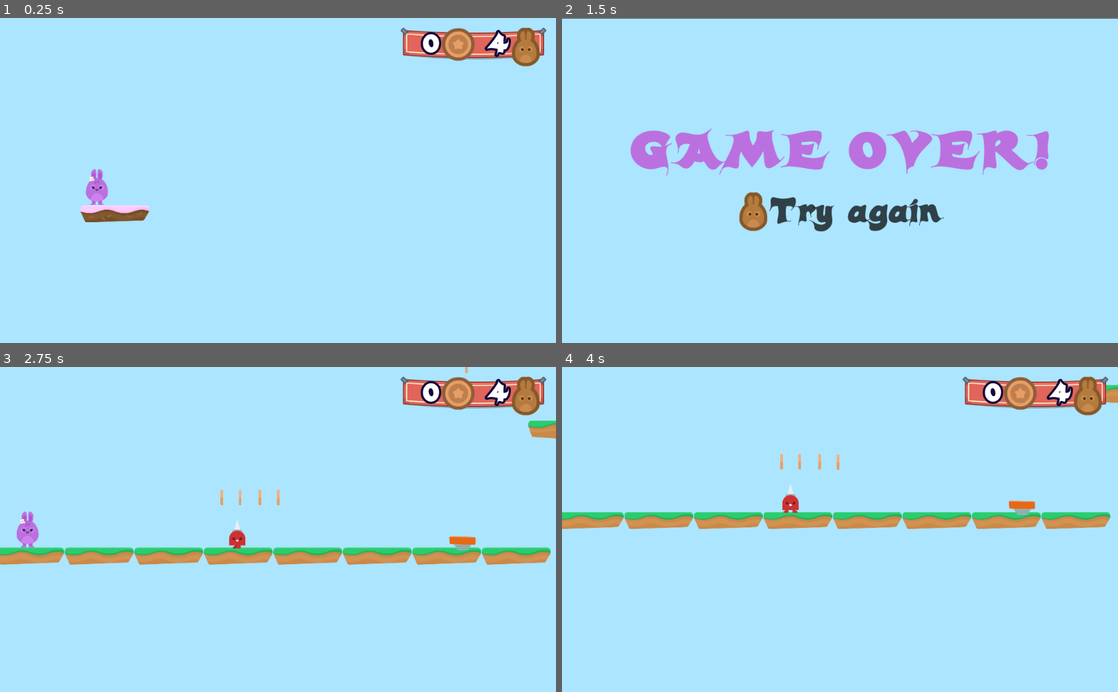
Above: before the commit, frames 1-4 (two rows, left to right).
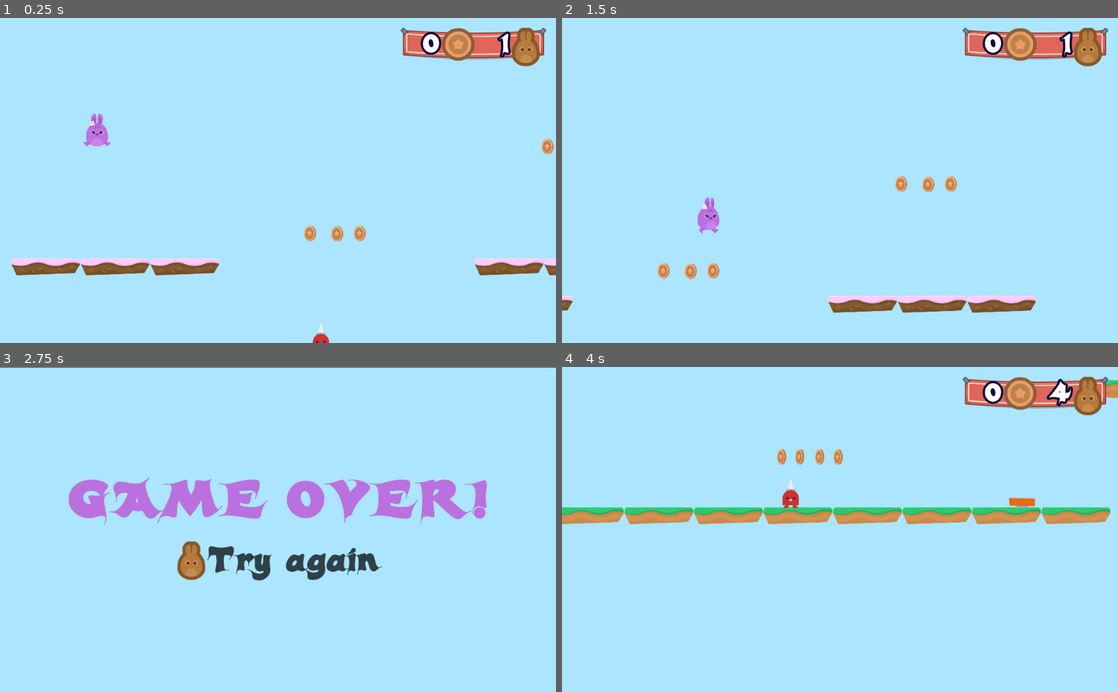
Above: after the commit, the same moments.

Repository: rtaibah/bunny-hop
Game: Godot game, scene res://Levels/Level2.tscn
Two runs of this game, one before a commit and one after it. Both use one fixed random seed, a clock stepped at 60 frames per second and the inputs below. This scene is started directly instead of the project's main scene.
Inputs (mouse positions are in pixels of both pictures, inside the frame that each line leads up to):
- Up to frame 1 (0.25 s): no input
- Up to frame 2 (1.5 s): hold D (right) from 0.53 s (still down); tap W (jump) at 0.77 s
- Up to frame 3 (2.75 s): tap W (jump) at 1.52 s; release D (right) at 2 s; click (189, 562) at 2.02 s
- Up to frame 4 (4 s): click (751, 562) at 2.77 s; hold A (left) from 3.53 s (still down)

The runs differ from the first frame. In frame 1, 4.4% of the frame differs, in the area x 2-100%, y 3-100%; in frame 2, 12%; in frame 3, 14%, in the area x 0-100%, y 0-66%; in frame 4, 5.4%.

Commit message:
Developing Level 2
Co-Authored-By: K9INE <68145768+K9INE@users.noreply.github.com>

Diff:
--- a/Hazards/Hazards.gd
+++ b/Hazards/Hazards.gd
@@ -1,5 +1,4 @@
 extends Area2D
-
 
 func _on_SpikesTop_body_entered(body):
 	get_tree().call_group("Gamestate","hurt")
--- a/Hazards/SpikesTop.tscn
+++ b/Hazards/SpikesTop.tscn
@@ -12,6 +12,5 @@
 texture = ExtResource( 1 )
 
 [node name="CollisionPolygon2D" type="CollisionPolygon2D" parent="."]
-visible = false
 polygon = PoolVector2Array( -33.1974, -26.2074, -46.6324, 25.7649, 48.1199, 27.1791, 32.9171, -26.2074 )
 [connection signal="body_entered" from="." to="." method="_on_SpikesTop_body_entered"]
--- a/Levels/GameState.gd
+++ b/Levels/GameState.gd
@@ -4,6 +4,7 @@
 var coins = 0
 var target_number_of_coins = 10
 var level_number = 1
+const FINAL_LEVEL = 2
 
 func _ready():
 	add_to_group("Gamestate")
@@ -32,10 +33,11 @@
 	update_GUI()
 
 func new_level():
-	level_number += 1
+	level_number = level_number + 1
 	get_tree().change_scene("res://Levels/Level"+str(level_number)+".tscn")
 
-	print(level_number)
+
+
 
 func end_game():
 	get_tree().change_scene("res://Levels/GameOver.tscn")
--- a/Levels/Level2.tscn
+++ b/Levels/Level2.tscn
@@ -1,9 +1,13 @@
-[gd_scene load_steps=6 format=2]
+[gd_scene load_steps=10 format=2]
 
 [ext_resource path="res://Levels/Tileset.tres" type="TileSet" id=1]
 [ext_resource path="res://GUI/GUI.tscn" type="PackedScene" id=2]
 [ext_resource path="res://Player/Player.tscn" type="PackedScene" id=3]
 [ext_resource path="res://SFX/Summer_Park.ogg" type="AudioStream" id=4]
+[ext_resource path="res://NPCs/Spikeman.tscn" type="PackedScene" id=5]
+[ext_resource path="res://Items/Coin.tscn" type="PackedScene" id=6]
+[ext_resource path="res://NPCs/Cloud.tscn" type="PackedScene" id=7]
+[ext_resource path="res://Items/Portal.tscn" type="PackedScene" id=8]
 
 [sub_resource type="GDScript" id=1]
 script/source = "extends \"res://Levels/GameState.gd\"
@@ -13,15 +17,121 @@
 script = SubResource( 1 )
 
 [node name="Player" parent="." instance=ExtResource( 3 )]
-position = Vector2( 539.711, 898.053 )
+position = Vector2( 536.883, 900.881 )
 
 [node name="GUI" parent="." instance=ExtResource( 2 )]
 
 [node name="TileMap" type="TileMap" parent="."]
 tile_set = ExtResource( 1 )
 format = 1
-tile_data = PoolIntArray( 1114119, 0, 0 )
+tile_data = PoolIntArray( 524490, 0, 0, 524496, 0, 0, 590079, 0, 0, 655512, 0, 0, 655518, 0, 0, 655533, 0, 0, 655539, 0, 0, 721132, 0, 0, 721215, 1, 0, 721222, 1, 0, 721228, 1, 0, 786500, 0, 0, 786506, 0, 0, 786512, 0, 0, 786545, 0, 0, 786551, 0, 0, 786557, 0, 0, 786709, 0, 0, 786725, 0, 0, 917818, 1, 0, 917840, 1, 0, 983351, 1, 0, 983379, 1, 0, 1048884, 1, 0, 1048918, 1, 0, 1114113, 0, 0, 1114119, 0, 0, 1114125, 0, 0, 1114153, 0, 0, 1114159, 0, 0, 1114165, 0, 0, 1114340, 0, 0, 1114380, 0, 0, 1114417, 1, 0, 1114457, 1, 0, 1179783, 0, 0, 1179789, 0, 0, 1179834, 0, 0, 1179840, 0, 0, 1179893, 0, 0, 1310807, 0, 0, 1310813, 0, 0, 1310819, 0, 0, 1442008, 0, 0, 1442014, 0, 0, 1507589, 0, 0, 1638419, 0, 0, 1638425, 0, 0, 1638431, 0, 0 )
 
 [node name="AudioStreamPlayer" type="AudioStreamPlayer" parent="."]
 stream = ExtResource( 4 )
+volume_db = -5.049
 autoplay = true
+
+[node name="Coins" type="Node" parent="."]
+
+[node name="Coin2" parent="Coins" instance=ExtResource( 6 )]
+position = Vector2( 1988.39, 950.353 )
+
+[node name="Coin3" parent="Coins" instance=ExtResource( 6 )]
+position = Vector2( 1714.03, 950.353 )
+
+[node name="Coin4" parent="Coins" instance=ExtResource( 6 )]
+position = Vector2( 1863.94, 953.181 )
+
+[node name="Coin5" parent="Coins" instance=ExtResource( 6 )]
+position = Vector2( 3300.78, 470.086 )
+
+[node name="Coin6" parent="Coins" instance=ExtResource( 6 )]
+position = Vector2( 3026.42, 470.086 )
+
+[node name="Coin7" parent="Coins" instance=ExtResource( 6 )]
+position = Vector2( 3176.33, 472.914 )
+
+[node name="Coin8" parent="Coins" instance=ExtResource( 6 )]
+position = Vector2( 5087.21, 174.233 )
+
+[node name="Coin9" parent="Coins" instance=ExtResource( 6 )]
+position = Vector2( 4801.54, 168.575 )
+
+[node name="Coin10" parent="Coins" instance=ExtResource( 6 )]
+position = Vector2( 4951.45, 171.404 )
+
+[node name="Coin11" parent="Coins" instance=ExtResource( 6 )]
+position = Vector2( 6283.64, 711.634 )
+
+[node name="Coin12" parent="Coins" instance=ExtResource( 6 )]
+position = Vector2( 6009.28, 711.634 )
+
+[node name="Coin13" parent="Coins" instance=ExtResource( 6 )]
+position = Vector2( 6159.19, 714.462 )
+
+[node name="Coin14" parent="Coins" instance=ExtResource( 6 )]
+position = Vector2( 7949.58, 174.233 )
+
+[node name="Coin15" parent="Coins" instance=ExtResource( 6 )]
+position = Vector2( 7675.22, 174.232 )
+
+[node name="Coin16" parent="Coins" instance=ExtResource( 6 )]
+position = Vector2( 7825.13, 177.061 )
+
+[node name="Coin18" parent="Coins" instance=ExtResource( 6 )]
+position = Vector2( 8970.64, 575.869 )
+
+[node name="Coin19" parent="Coins" instance=ExtResource( 6 )]
+position = Vector2( 9120.55, 578.698 )
+
+[node name="Coin20" parent="Coins" instance=ExtResource( 6 )]
+position = Vector2( 10034.1, 75.2375 )
+
+[node name="Coin21" parent="Coins" instance=ExtResource( 6 )]
+position = Vector2( 10184, 78.0662 )
+
+[node name="Coin22" parent="Coins" instance=ExtResource( 6 )]
+position = Vector2( 11369.1, 72.4091 )
+
+[node name="Coin23" parent="Coins" instance=ExtResource( 6 )]
+position = Vector2( 11519.1, 75.2377 )
+
+[node name="Coin24" parent="Coins" instance=ExtResource( 6 )]
+position = Vector2( 12234.6, 573.041 )
+
+[node name="Coin25" parent="Coins" instance=ExtResource( 6 )]
+position = Vector2( 12384.6, 575.869 )
+
+[node name="Coin26" parent="Coins" instance=ExtResource( 6 )]
+position = Vector2( 13244.4, -18.1006 )
+
+[node name="Coin27" parent="Coins" instance=ExtResource( 6 )]
+position = Vector2( 13394.3, -15.272 )
+
+[node name="Coin28" parent="Coins" instance=ExtResource( 6 )]
+position = Vector2( 14129.7, 872.854 )
+
+[node name="Coin29" parent="Coins" instance=ExtResource( 6 )]
+position = Vector2( 14279.6, 875.683 )
+
+[node name="Portal" parent="." instance=ExtResource( 8 )]
+position = Vector2( 22514.3, 1380.27 )
+
+[node name="Clouds" type="Node" parent="."]
+
+[node name="Cloud" parent="Clouds" instance=ExtResource( 7 )]
+position = Vector2( 19895.2, -135.765 )
+
+[node name="Cloud2" parent="Clouds" instance=ExtResource( 7 )]
+position = Vector2( 22078.7, -118.794 )
+
+[node name="Spikeman" type="Node" parent="."]
+
+[node name="Spikeman" parent="Spikeman" instance=ExtResource( 5 )]
+position = Vector2( 1798.88, 1527.35 )
+
+[node name="Spikeman2" parent="Spikeman" instance=ExtResource( 5 )]
+position = Vector2( 4936.74, 687.308 )
+
+[node name="Spikeman3" parent="Spikeman" instance=ExtResource( 5 )]
+position = Vector2( 7804.76, 687.308 )
